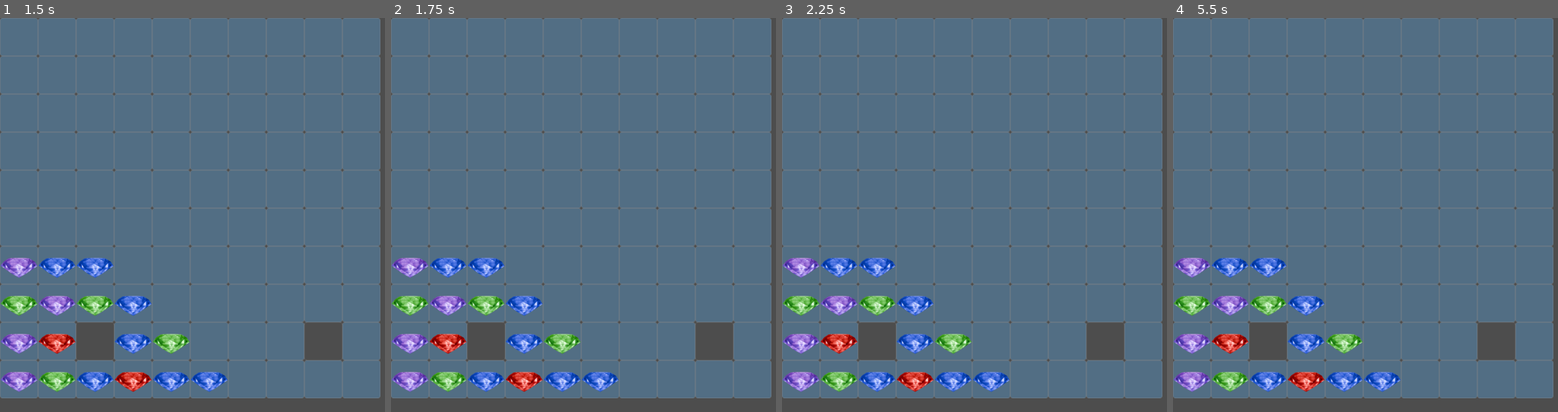
Above: before the commit, frames 1-4 (left to right).
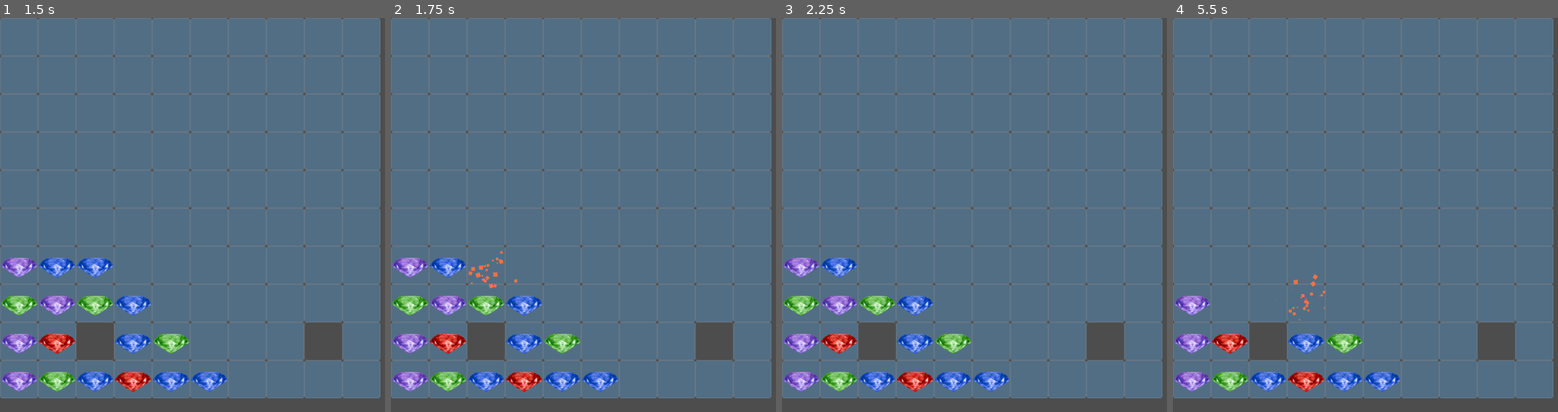
Above: after the commit, the same moments.

Repository: Medex81/LadyJu
Game: Godot game, scene res://game/scenes/m3/main.tscn
Same seed, same stepped clock (60 frames per second), same inputs: the game is played once before the commit and once after it. The project has no main scene, so this scene is started directly.
Inputs (mouse positions are in pixels of both pictures, inside the frame that each line leads up to):
- Up to frame 1 (1.5 s): move the mouse to (19, 144) at 0.52 s; click (19, 144) at 0.67 s; move the mouse to (96, 254) at 1.27 s; click (96, 254) at 1.42 s
- Up to frame 2 (1.75 s): no input
- Up to frame 3 (2.25 s): tap Enter at 2 s; move the mouse to (839, 266) at 2.02 s; click (839, 266) at 2.17 s
- Up to frame 4 (5.5 s): move the mouse to (1269, 301) at 2.77 s; click (1269, 301) at 2.92 s; tap Space at 3.5 s; move the mouse to (1192, 301) at 3.52 s; click (1192, 301) at 3.67 s; tap Enter at 4.25 s; move the mouse to (1230, 301) at 4.27 s; click (1230, 301) at 4.42 s; move the mouse to (1307, 301) at 5.02 s; click (1307, 301) at 5.17 s

Frame 1 is identical in both runs. In frame 2, 0.4% of the frame differs, in the area x 18-34%, y 56-69%; in frame 3, 0.3%; in frame 4, 2.3%, in the area x 0-40%, y 60-77%.
Error before the commit: Invalid call. Nonexistent function 'has_end_effect' in base 'Sprite2D (ViewComponent)'. (res://game/scenes/m3/components/info.gd:98)

Commit message:
Для компонента InfoComponent добавляем проверку нахождения в окне рендеринга сцены. Это нужно для запроса массива кристаллов на поле за вычетом находящихся в генераторе. При замене предмета вызываем в компоненте _pmover_component, метод  timer_matching для отложенного матчинга. Это нужно , чтобы видеть предметы которые были заменены иначе они слишком быстро сматчиваются и непонятно что происходит.

Diff:
--- a/game/scenes/m3/components/info.gd
+++ b/game/scenes/m3/components/info.gd
@@ -20,6 +20,7 @@
 enum EInfoEvent{NO_HINT}
 
 var is_died:bool = false
+var is_active:bool = false
 
 func _ready() -> void:
 	for child in get_children():
@@ -56,6 +57,8 @@
 		if new_item:
 			new_item.position = position
 			get_parent().add_child(new_item)
+			if new_item._pmover_component:
+				new_item._pmover_component.call_deferred("timer_matching", 2.0)
 			finalize(true)
 		else:
 			print("Error. Change item {0} to {1}".format([_item_name, _name]))
@@ -95,11 +98,14 @@
 		_pmover_component.notify_top()
 	is_died = true
 	if is_quiet == false:
-		if _view_component and _view_component.has_end_effect():
+		if _view_component:
 			remove_child(_view_component)
 			get_parent().add_child(_view_component)
 			_view_component.position = position
 			_view_component.run_end_effect()
-		if _damager_component and _damager_component.has_damage():
+		if _damager_component:
 			_damager_component.run_damage()
 	queue_free()
+
+func _on_visible_on_screen_notifier_2d_screen_entered() -> void:
+	is_active = true
--- a/game/scenes/m3/components/info.tscn
+++ b/game/scenes/m3/components/info.tscn
@@ -4,3 +4,7 @@
 
 [node name="info" type="Node2D"]
 script = ExtResource("1_o8ahe")
+
+[node name="VisibleOnScreenNotifier2D" type="VisibleOnScreenNotifier2D" parent="."]
+
+[connection signal="screen_entered" from="VisibleOnScreenNotifier2D" to="." method="_on_visible_on_screen_notifier_2d_screen_entered"]
